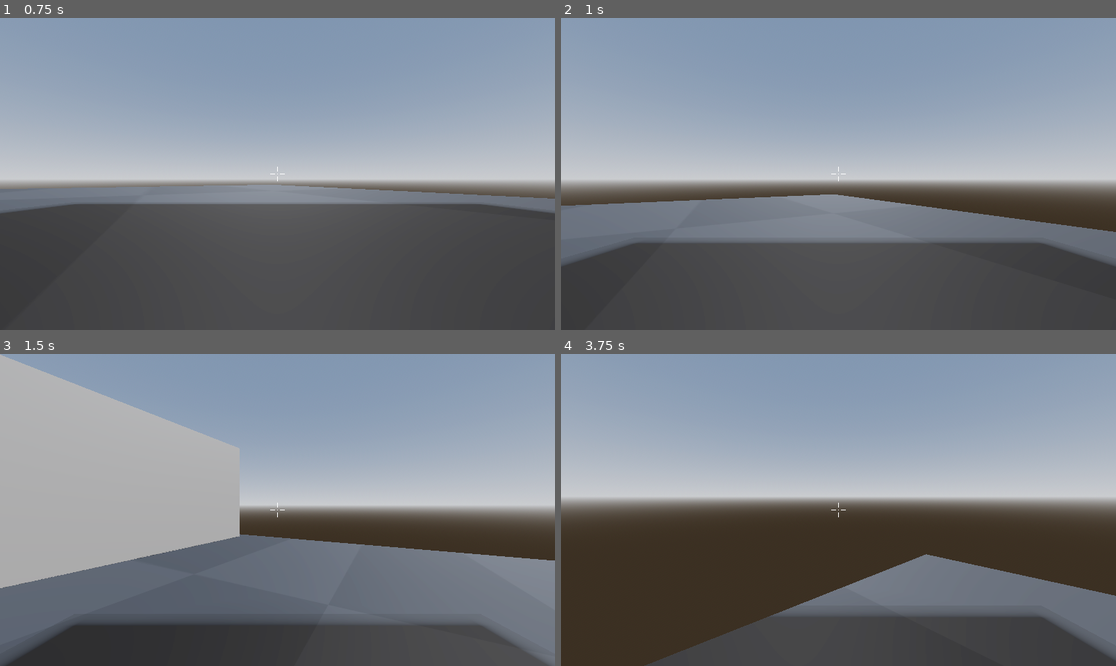
Above: before the commit, frames 1-4 (two rows, left to right).
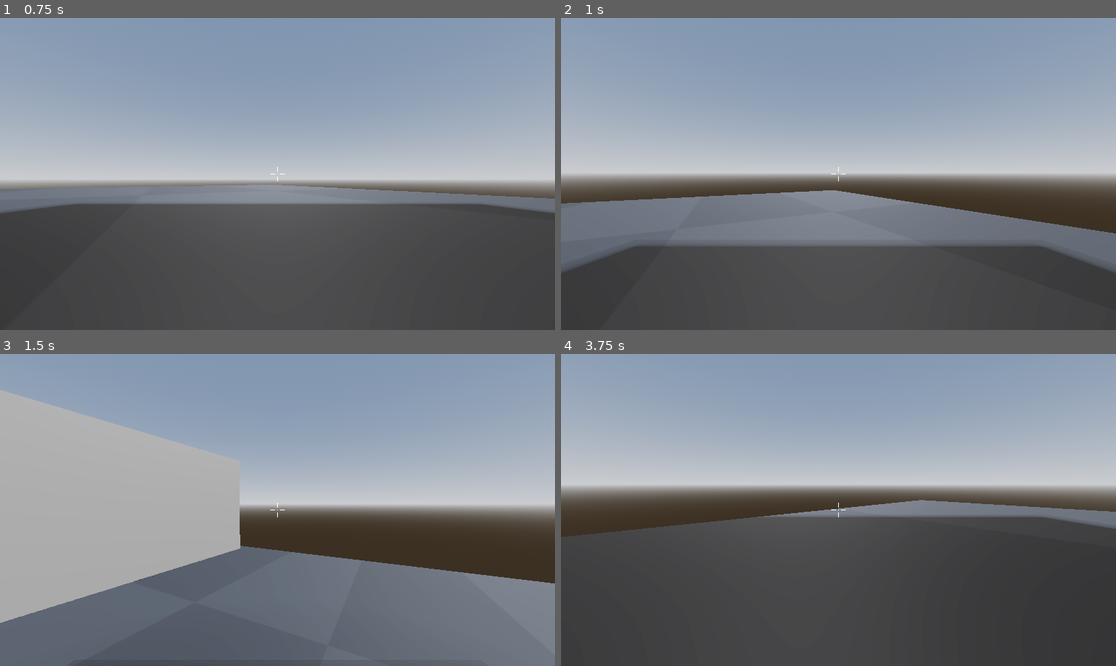
Above: after the commit, the same moments.

Repository: sushisoup867/DTAS-2
Game: Godot game, scene res://scenes/World.tscn
The game is run twice, just before and just after one commit, with the same random seed, the same clock (stepped at 60 frames per second) and the same inputs.
Inputs (mouse positions are in pixels of both pictures, inside the frame that each line leads up to):
- Up to frame 1 (0.75 s): tap Enter at 0.5 s; move the mouse to (305, 174) at 0.52 s; hold W (move_forward) from 0.53 s (still down); hold Ctrl (slide) from 0.53 s (still down)
- Up to frame 2 (1 s): keep holding W (move_forward); keep holding Ctrl (slide); tap Space (jump) at 0.77, 0.8 s
- Up to frame 3 (1.5 s): keep holding W (move_forward); tap Space (jump) at 1.07, 1.35 s; move the mouse to (249, 510) at 1.27 s; release Ctrl (slide) at 1.28 s
- Up to frame 4 (3.75 s): keep holding W (move_forward); tap Space (jump) at 1.52, 1.82, 2.3, 3.02, 3.32 s; tap Ctrl (slide) at 1.55, 3.05 s; move the mouse to (849, 503) at 2.02 s; hold Ctrl (slide) 2.03-2.78 s; move the mouse to (832, 516) at 2.77 s; tap Shift (sprint) at 2.85 s; move the mouse to (877, 513) at 3.52 s; hold Ctrl (slide) from 3.53 s (still down)

Frame 1 is identical in both runs. In frame 2, 7.0% of the frame differs, in the area x 0-100%, y 50-82%; in frame 3, 22%; in frame 4, 43%, in the area x 0-100%, y 42-100%.

Commit message:
finished jump state
added double jump and jump animations

Diff:
--- a/dtas-2/scenes/player.tscn
+++ b/dtas-2/scenes/player.tscn
@@ -242,11 +242,69 @@
 "values": [Vector3(0, 1.5, 0), Vector3(0, 1, 0)]
 }
 
+[sub_resource type="Animation" id="Animation_d2wvv"]
+resource_name = "jump_start"
+length = 0.5
+tracks/0/type = "value"
+tracks/0/imported = false
+tracks/0/enabled = true
+tracks/0/path = NodePath("Head:position")
+tracks/0/interp = 2
+tracks/0/loop_wrap = true
+tracks/0/keys = {
+"times": PackedFloat32Array(0, 0.2, 0.5),
+"transitions": PackedFloat32Array(2, 2, 0.5),
+"update": 0,
+"values": [Vector3(0, 1.5, 0), Vector3(0, 1.45, 0), Vector3(0, 1.5, 0)]
+}
+tracks/1/type = "value"
+tracks/1/imported = false
+tracks/1/enabled = true
+tracks/1/path = NodePath("Head:rotation")
+tracks/1/interp = 2
+tracks/1/loop_wrap = true
+tracks/1/keys = {
+"times": PackedFloat32Array(0, 0.2, 0.5),
+"transitions": PackedFloat32Array(2, 1, 1),
+"update": 0,
+"values": [Vector3(0, 0, 0), Vector3(-0.0349066, 0, 0), Vector3(0, 0, 0)]
+}
+
+[sub_resource type="Animation" id="Animation_3v2ag"]
+resource_name = "jump_end"
+length = 0.4
+tracks/0/type = "value"
+tracks/0/imported = false
+tracks/0/enabled = true
+tracks/0/path = NodePath("Head:position")
+tracks/0/interp = 1
+tracks/0/loop_wrap = true
+tracks/0/keys = {
+"times": PackedFloat32Array(0, 0.085, 0.4),
+"transitions": PackedFloat32Array(1, 1, 1),
+"update": 0,
+"values": [Vector3(0, 1.5, 0), Vector3(0, 1.45, 0), Vector3(0, 1.5, 0)]
+}
+tracks/1/type = "value"
+tracks/1/imported = false
+tracks/1/enabled = true
+tracks/1/path = NodePath("Head:rotation")
+tracks/1/interp = 1
+tracks/1/loop_wrap = true
+tracks/1/keys = {
+"times": PackedFloat32Array(0, 0.085, 0.4),
+"transitions": PackedFloat32Array(1, 1, 1),
+"update": 0,
+"values": [Vector3(0, 0, 0), Vector3(-0.0698132, 0, 0), Vector3(0, 0, 0)]
+}
+
 [sub_resource type="AnimationLibrary" id="AnimationLibrary_ur7pv"]
 _data = {
 &"RESET": SubResource("Animation_smehm"),
 &"Sliding": SubResource("Animation_y4r1p"),
-&"crouch": SubResource("Animation_fjrip")
+&"crouch": SubResource("Animation_fjrip"),
+&"jump_end": SubResource("Animation_3v2ag"),
+&"jump_start": SubResource("Animation_d2wvv")
 }
 
 [sub_resource type="SphereShape3D" id="SphereShape3D_smehm"]
--- a/dtas-2/scripts/States/idle_player_state.gd
+++ b/dtas-2/scripts/States/idle_player_state.gd
@@ -3,6 +3,13 @@
 extends PlayerMovementState
 
 @export var speed : float = 10.0
+
+func enter(previous_state):
+	if animation.is_playing() and animation.current_animation == 'jump_end':
+		await animation.animation_finished
+		animation.pause()
+	else:
+		animation.pause()
 
 func update(delta):
 	player.update_gravity(delta)
--- a/dtas-2/scripts/States/jumping_player_state.gd
+++ b/dtas-2/scripts/States/jumping_player_state.gd
@@ -4,17 +4,31 @@
 
 @export var speed : float = 10.0
 @export var jump_velocity : float = 10.5
+@export var double_jump_velocity : float = 10.5
 @export var input_mult : float = 0.95
 var wall_jump_force : float = 4.0
 
+var double_jump : bool = false
+
 func enter(previous_state):
 	player.velocity.y += jump_velocity
-	animation.pause()
+	speed = previous_state.speed
+	animation.play('jump_start')
+
+func exit() -> void:
+	double_jump = false
 
 func update(delta):
 	player.update_gravity(delta)
 	player.update_input(speed * input_mult)
 	player.update_velocity()
 
+	if Input.is_action_just_pressed('jump') and !double_jump:
+		player.velocity.y = double_jump_velocity
+		animation.play('jump_start')
+	if Input.is_action_just_pressed('slide'):
+		player.velocity.y = -75
+
 	if player.is_on_floor():
+		animation.play('jump_end')
 		transition.emit('IdlePlayerState')
--- a/dtas-2/scripts/States/sprinting_player_state.gd
+++ b/dtas-2/scripts/States/sprinting_player_state.gd
@@ -10,7 +10,6 @@
 	player.update_velocity()
 
 	if Input.is_action_just_pressed('jump') and player.is_on_floor:
-		print('Attempting to enter jumping state')
 		transition.emit('JumpingPlayerState')
 
 	if Input.is_action_just_pressed("slide") and player.is_on_floor():
Not shown: 1 places in dtas-2/scenes/player.tscn that only renumber resources
